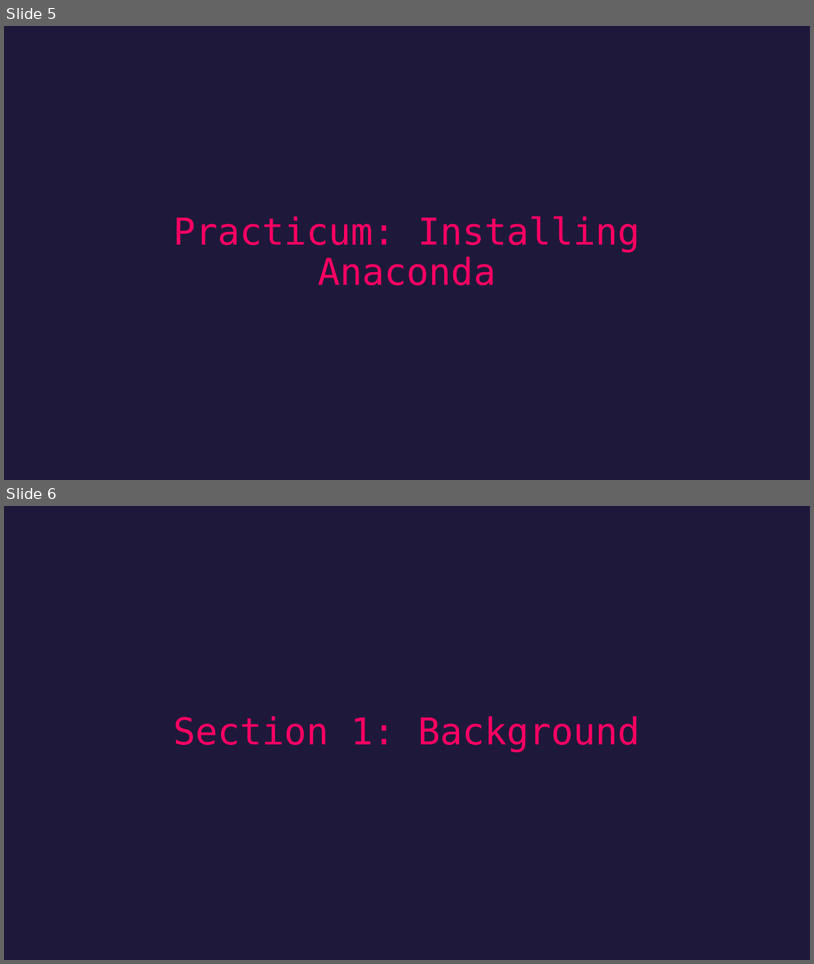
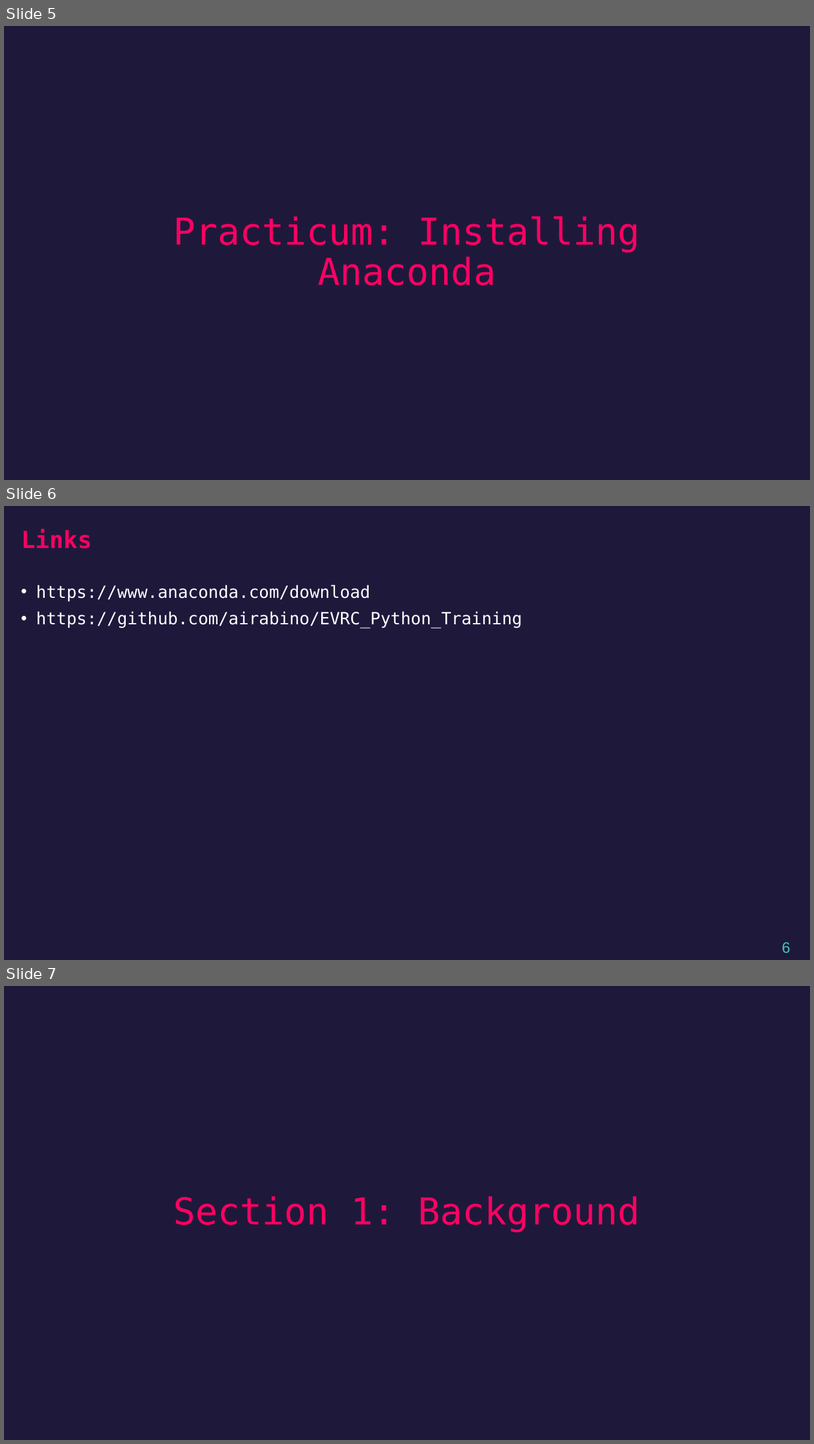
Before and after one commit to airabino/EVRC_Python_Training, a slide deck: Trainings/TR1/Lecture.pptx. Shown one above the other, each under a label of ours: slides 5 and 6 before the commit, slides 5, 6 and 7 after it. The pictures are 814x964 and 814x1444 pixels, drawn with LibreOffice and Linux fonts; fonts in the diff are those of the drawing. Boxes give left, top, right and bottom in pixels: in the first picture for what was removed or moved away, otherwise in the second. Text is boxed around its words. In the diff, an @@ line names an element or a change of style, - is before the commit and + after.

```diff
--- a/Trainings/TR1/Lecture.pptx
+++ b/Trainings/TR1/Lecture.pptx
@@ slide 6 added at (4, 506, 810, 960), background #1E193B @@
@@ title added at (21, 529, 92, 549), 28 pt, text #F90061, bold @@
+Links
@@ text added at (36, 585, 522, 628), 20 pt, text #FFFFFF @@
+• https://www.anaconda.com/download
+• https://github.com/airabino/EVRC_Python_Training
@@ page number added at (782, 942, 791, 952), 18 pt, text #40C7B7 @@
+6
@@ what was slide 6 is now slide 7 @@
```
Also in this commit, not shown: 14 other files.
